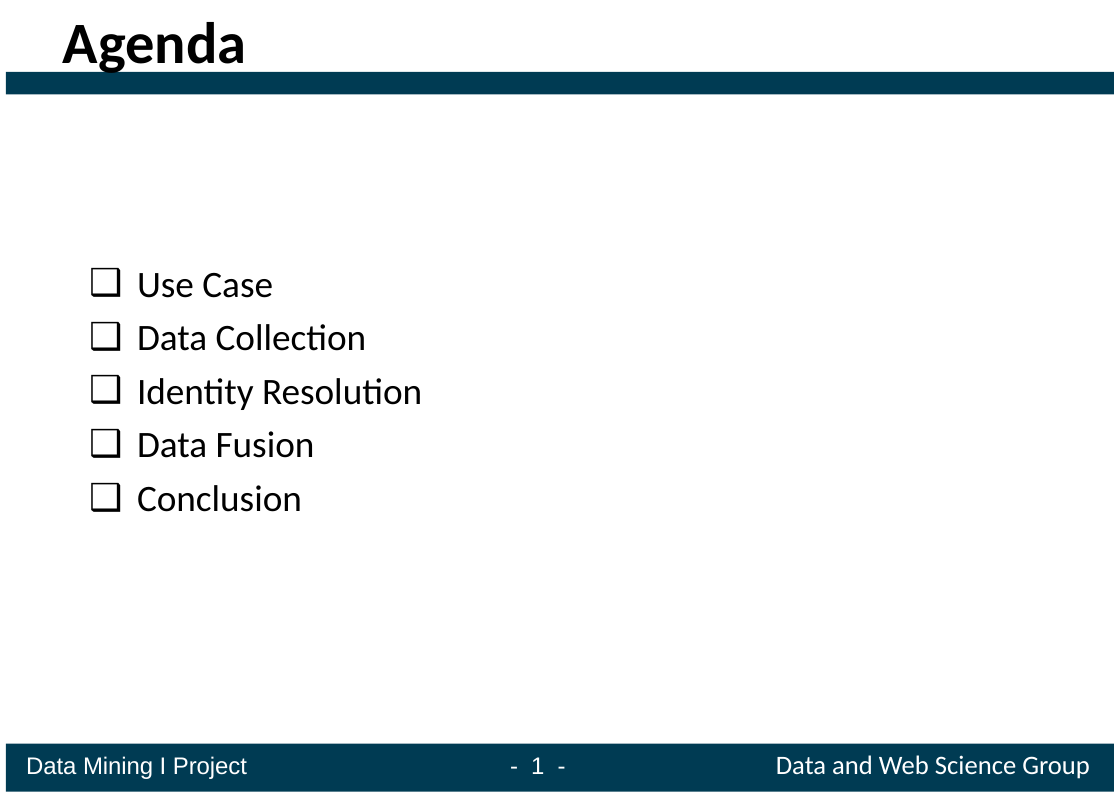
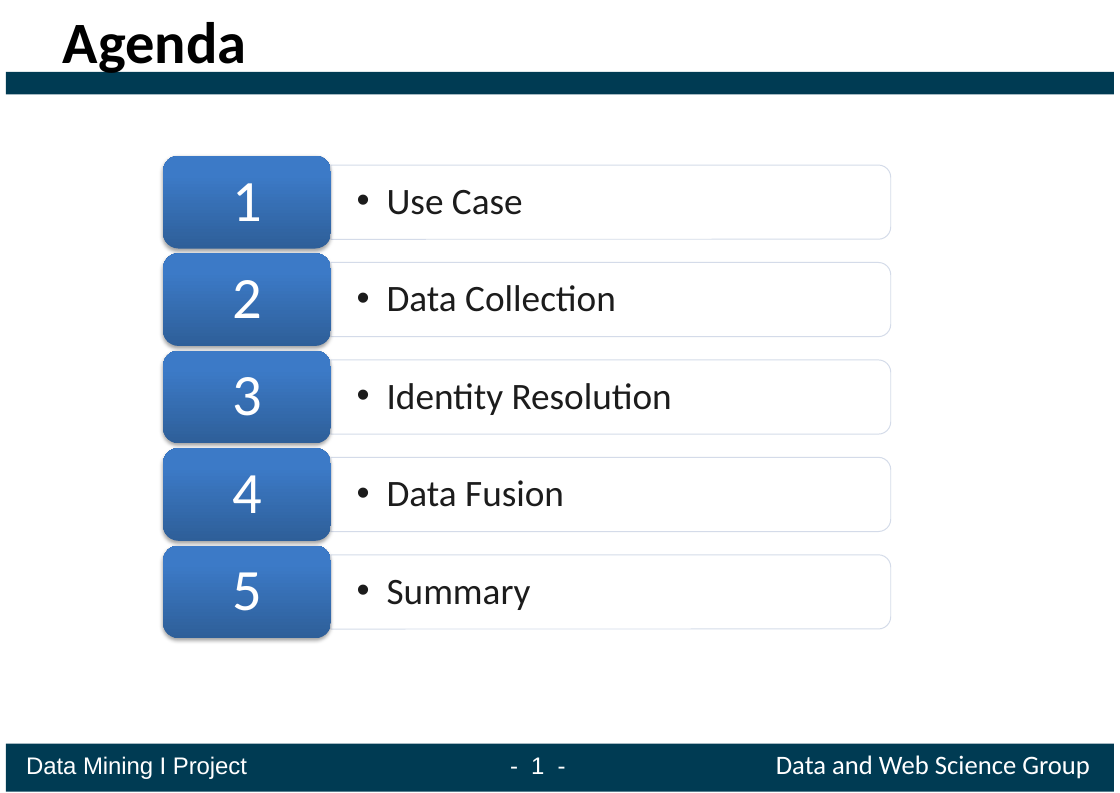
Before and after one commit to ofrendo/WebDataIntegration, a slide deck: slide 2 of presentation/Presentation_template.pptx. Drawn at 1120x793 pixels with LibreOffice and Linux fonts; fonts in the diff are those of the drawing. Boxes give left, top, right and bottom in pixels: in the first picture for what was removed or moved away, otherwise in the second. Text is boxed around its words. In the diff, an @@ line names an element or a change of style, - is before the commit and + after.

Commit message:
slides

```diff
--- a/presentation/Presentation_template.pptx
+++ b/presentation/Presentation_template.pptx
@@ text removed at [137,273,422,512] @@
-  ❑ Use Case
-  ❑ Data Collection
-  ❑ Identity Resolution
-  ❑ Data Fusion
-  ❑ Conclusion
@@ group added at [163,156,891,638]: 10 texts, 5 round same rects, 5 rounded rectangles @@
+  •• Use Case
+1
+  •• Data Collection
+2
+  •• Identity Resolution
+3
+  •• Data Fusion
+4
+  •• Summary
+5
```
Also in this commit, not shown: 1 other slide changed.
